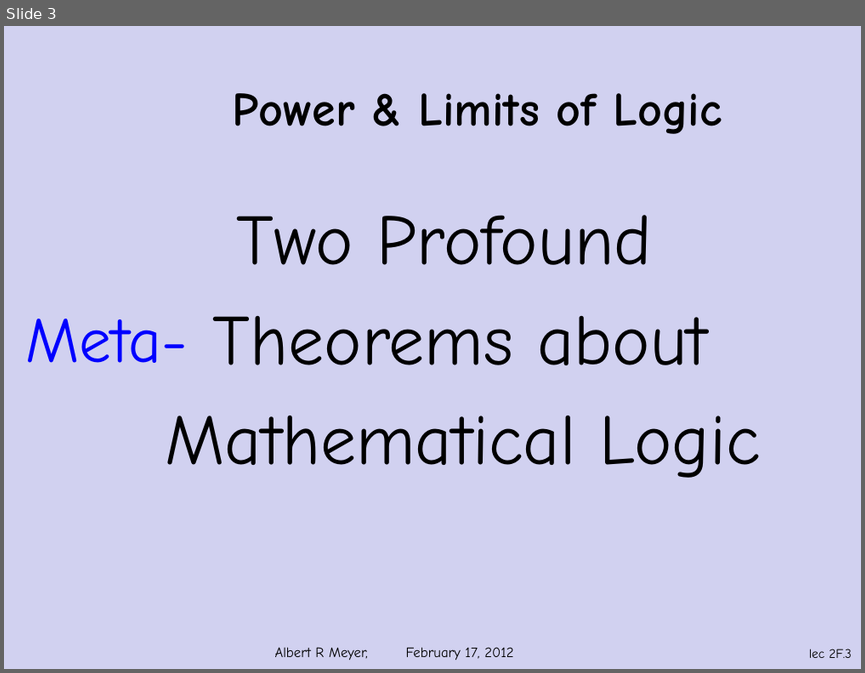
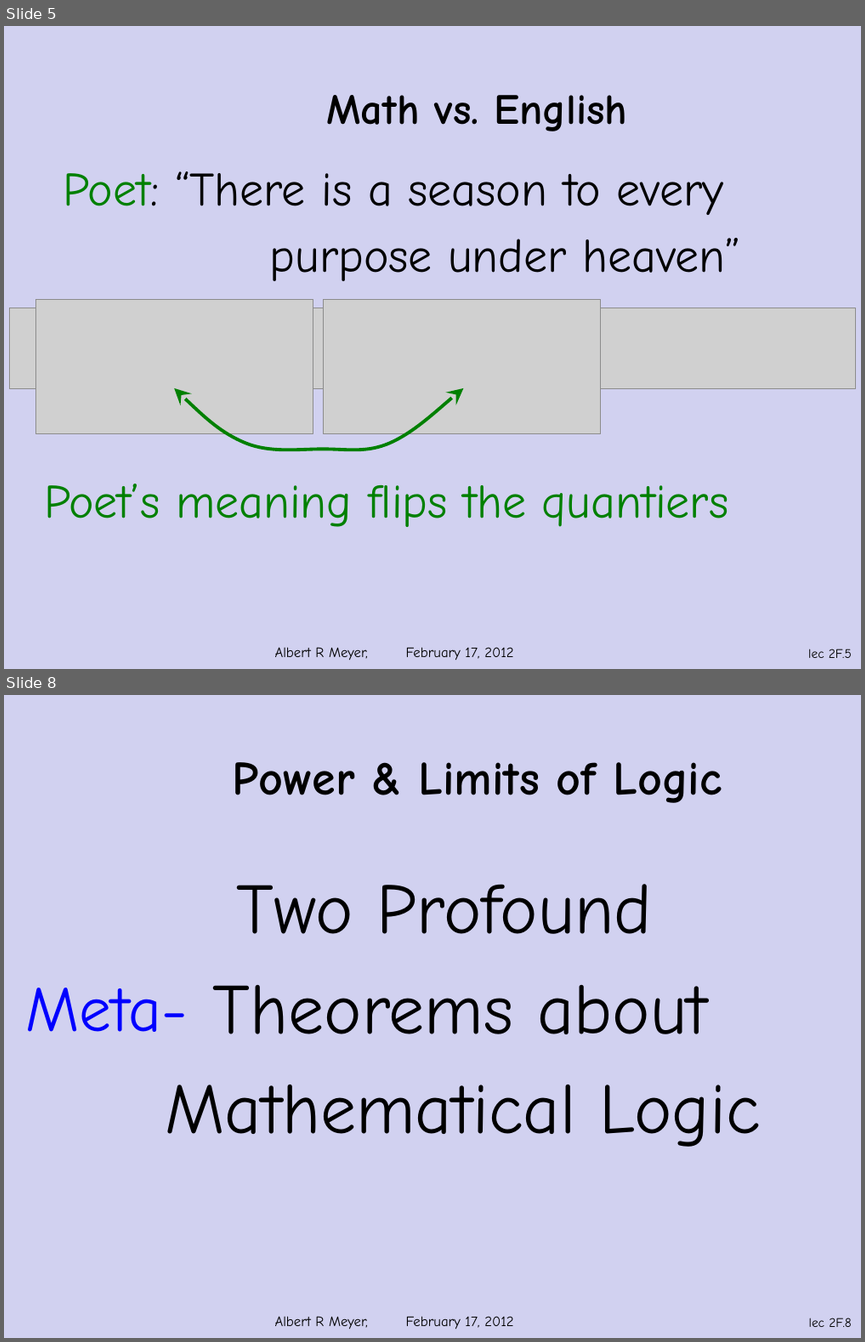
Before and after one commit to armeyer/mcs_web, a slide deck: spring12/slidesS12/predicate-logic3.pptx. Shown one above the other, each under a label of ours: slide 3 before the commit, slides 5 and 8 after it; the slides between them are not shown. The pictures are 865x673 and 865x1342 pixels, drawn with LibreOffice and Linux fonts; fonts in the diff are those of the drawing; grey boxes stand for pictures; background and template pictures are left out. Boxes give left, top, right and bottom in pixels: in the first picture for what was removed or moved away, otherwise in the second. Text is boxed around its words. In the diff, an @@ line names an element or a change of style, - is before the commit and + after.

```diff
--- a/spring12/slidesS12/predicate-logic3.pptx
+++ b/spring12/slidesS12/predicate-logic3.pptx
@@ slide 5 added at (4, 26, 861, 669), background #D1D1F0; not listed: 2 template elements that a slide beside it also shows @@
@@ title added at (326, 95, 628, 131), 36 pt, text #000000, bold @@
+Math vs. English
@@ text added at (64, 171, 740, 281), 40 pt, text #000000 @@
+Poet: “There is a season to every
+purpose under heaven”
@@ picture added at (36, 300, 313, 434) @@
@@ picture added at (323, 300, 600, 434) @@
@@ picture added at (9, 308, 856, 389) @@
@@ freeform shape added at (175, 388, 464, 454), outline #008000 2.75 pt @@
@@ text added at (44, 483, 729, 527), 40 pt, text #008000 @@
+Poet’s meaning flips the quantiers
@@ what was slide 3 is now slide 8 @@
@@ page number at (809, 1317, 851, 1327): text changed @@
-lec 2F.3
+lec 2F.8
```
Also in this commit, not shown: 3 slides changed, 5 other slides added, 1 slide removed, 1 other file.
